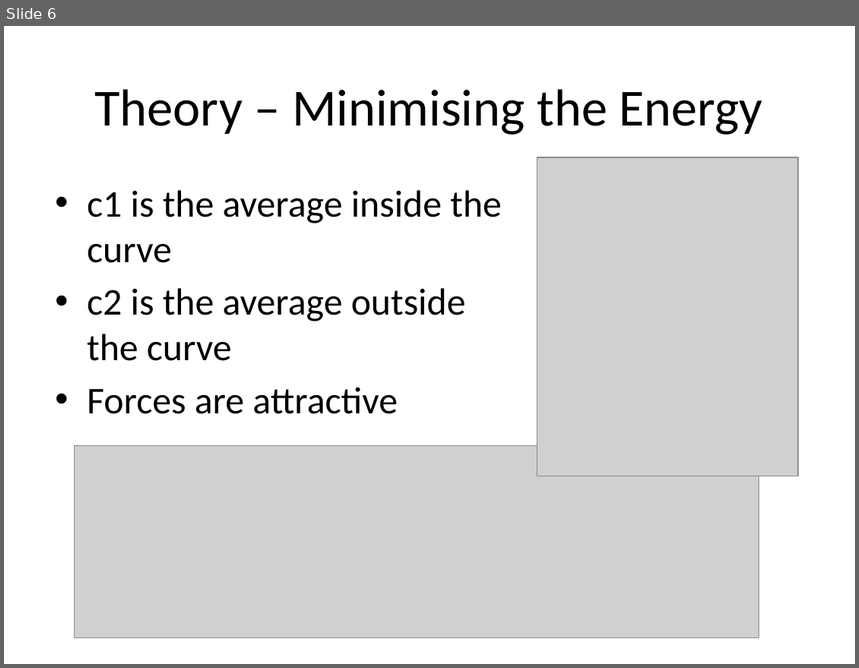
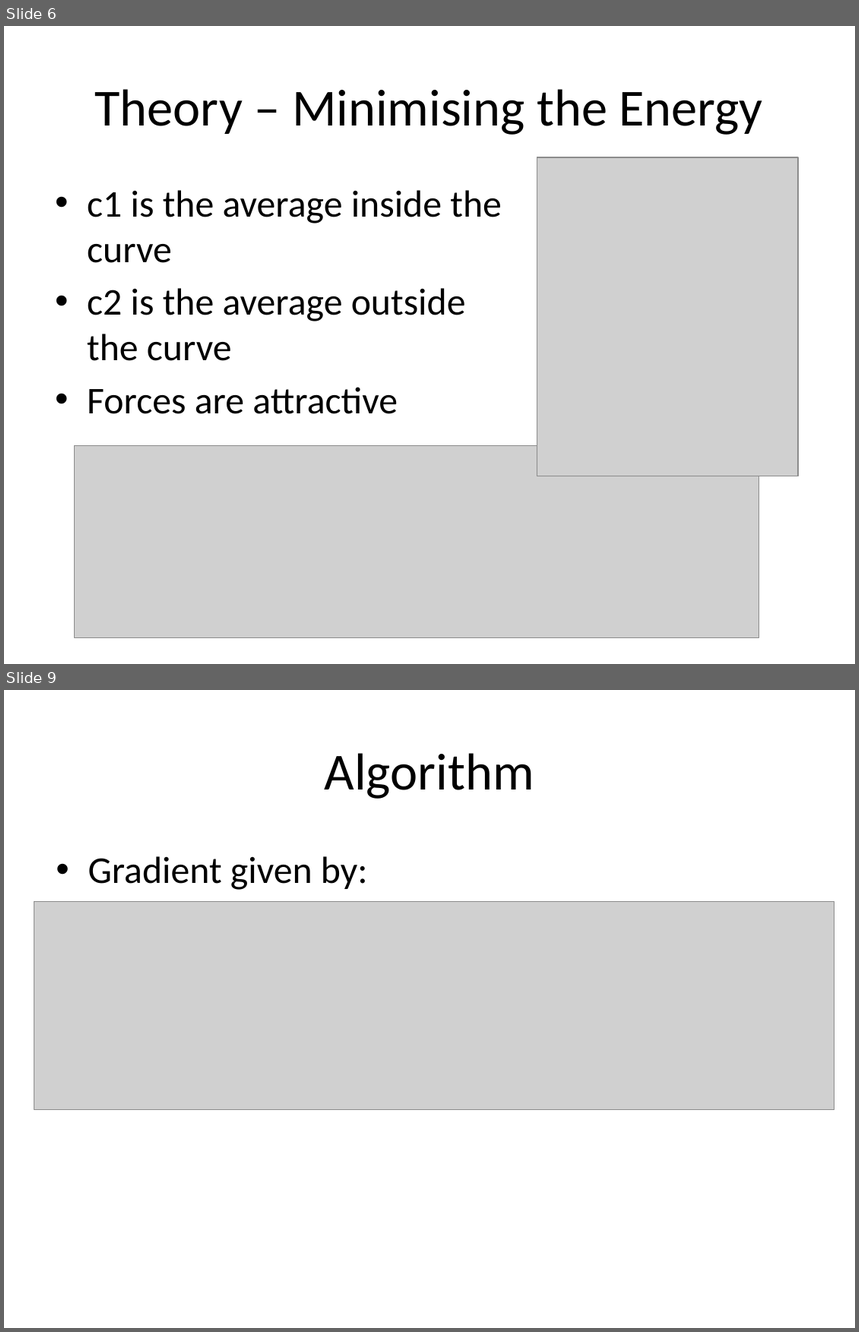
Before and after one commit to michaelwh/activecontnoedge, a slide deck: Active Contours Without Edges.pptx. Shown one above the other, each under a label of ours: slide 6 before the commit, slides 6 and 9 after it; the slides between them are not shown. The pictures are 859x668 and 859x1332 pixels, drawn with LibreOffice and Linux fonts; fonts in the diff are those of the drawing; grey boxes stand for pictures. Boxes give left, top, right and bottom in pixels: in the first picture for what was removed or moved away, otherwise in the second. Text is boxed around its words. In the diff, an @@ line names an element or a change of style, - is before the commit and + after.

```diff
--- a/Active Contours Without Edges.pptx
+++ b/Active Contours Without Edges.pptx
@@ slide 9 added at (4,690,855,1328), background #FFFFFF @@
@@ title added at (325,753,534,799), 44 pt, text #000000 @@
+Algorithm
@@ text added at (88,856,368,890), 32 pt, text #000000 @@
+• Gradient given by:
@@ picture added at (34,902,834,1110) @@
```
Also in this commit, not shown: 2 slides changed, 16 other slides added.
